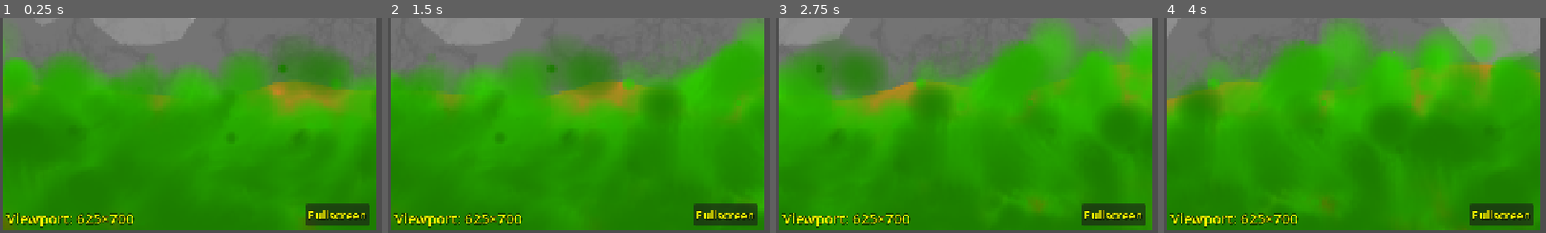
Above: before the commit, frames 1-4 (left to right).
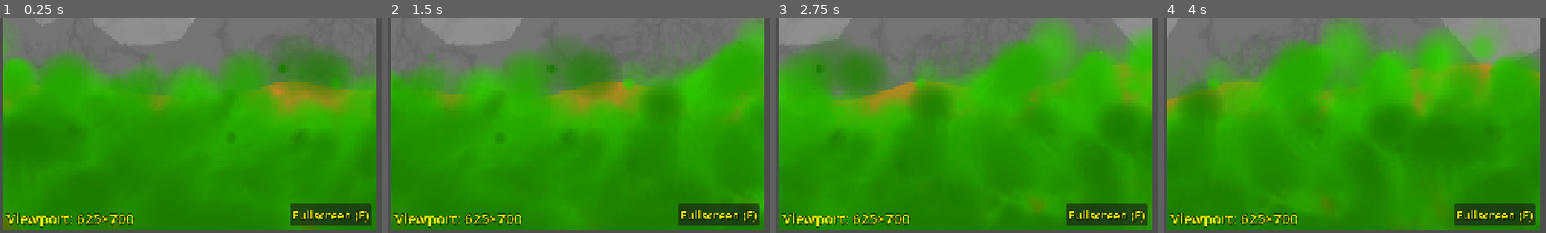
Above: after the commit, the same moments.

Repository: Toxe/godot-parallax-scrolling
Game: Godot game, scene res://scenes/main.tscn
Two runs of this game, one before a commit and one after it. Both use one fixed random seed, a clock stepped at 60 frames per second and the inputs below.
Inputs:
- Up to frame 1 (0.25 s): no input
- Up to frame 2 (1.5 s): tap Enter at 0.5 s
- Up to frame 3 (2.75 s): no input
- Up to frame 4 (4 s): no input
The pictures show only the part of the screen within x 50-100%, y 49-99%; the shares and areas given below are measured in that part.

The runs differ from the first frame. In frame 1, 1.0% of the frame differs, in the area x 76-98%, y 86-97%; in frame 2, 1.0%; in frame 3, 1.0%; in frame 4, 1.0%.

Commit message:
Add toggle fullscreen hotkey

Diff:
--- a/ParallaxScrolling/project.godot
+++ b/ParallaxScrolling/project.godot
@@ -34,6 +34,14 @@
 
 theme/custom="uid://g0bxegmwo73t"
 
+[input]
+
+toggle_fullscreen={
+"deadzone": 0.2,
+"events": [Object(InputEventKey,"resource_local_to_scene":false,"resource_name":"","device":-1,"window_id":0,"alt_pressed":false,"shift_pressed":false,"ctrl_pressed":false,"meta_pressed":false,"pressed":false,"keycode":0,"physical_keycode":70,"key_label":0,"unicode":102,"location":0,"echo":false,"script":null)
+]
+}
+
 [rendering]
 
 textures/canvas_textures/default_texture_filter=0
--- a/ParallaxScrolling/scenes/main.gd
+++ b/ParallaxScrolling/scenes/main.gd
@@ -22,6 +22,11 @@
     camera2.position += Vector2(160, 0) * _delta
 
 
+func _unhandled_key_input(event: InputEvent) -> void:
+    if event.is_action_pressed("toggle_fullscreen"):
+        toggle_fullscreen()
+
+
 func create_window_title_update_timer() -> void:
     var timer := Timer.new()
     add_child(timer)
@@ -33,7 +38,7 @@
     get_window().title = "%s [%d FPS]" % [ProjectSettings.get_setting("application/config/name"), Performance.get_monitor(Performance.TIME_FPS)]
 
 
-func _on_fullscreen_button_pressed() -> void:
+func toggle_fullscreen() -> void:
     if DisplayServer.window_get_mode() != DisplayServer.WindowMode.WINDOW_MODE_WINDOWED:
         DisplayServer.window_set_mode(DisplayServer.WindowMode.WINDOW_MODE_WINDOWED)
     else:
--- a/ParallaxScrolling/scenes/main.tscn
+++ b/ParallaxScrolling/scenes/main.tscn
@@ -316,10 +316,10 @@
 text = "Viewport: 0×0"
 
 [node name="FullscreenButton" type="Button" parent="CanvasLayer" unique_id=1485327115]
-offset_left = 1152.0
+offset_left = 1126.0
 offset_top = 667.0
-offset_right = 1259.0
+offset_right = 1262.0
 offset_bottom = 703.0
-text = "Fullscreen"
-
-[connection signal="pressed" from="CanvasLayer/FullscreenButton" to="." method="_on_fullscreen_button_pressed"]
+text = "Fullscreen (F)"
+
+[connection signal="pressed" from="CanvasLayer/FullscreenButton" to="." method="toggle_fullscreen"]
